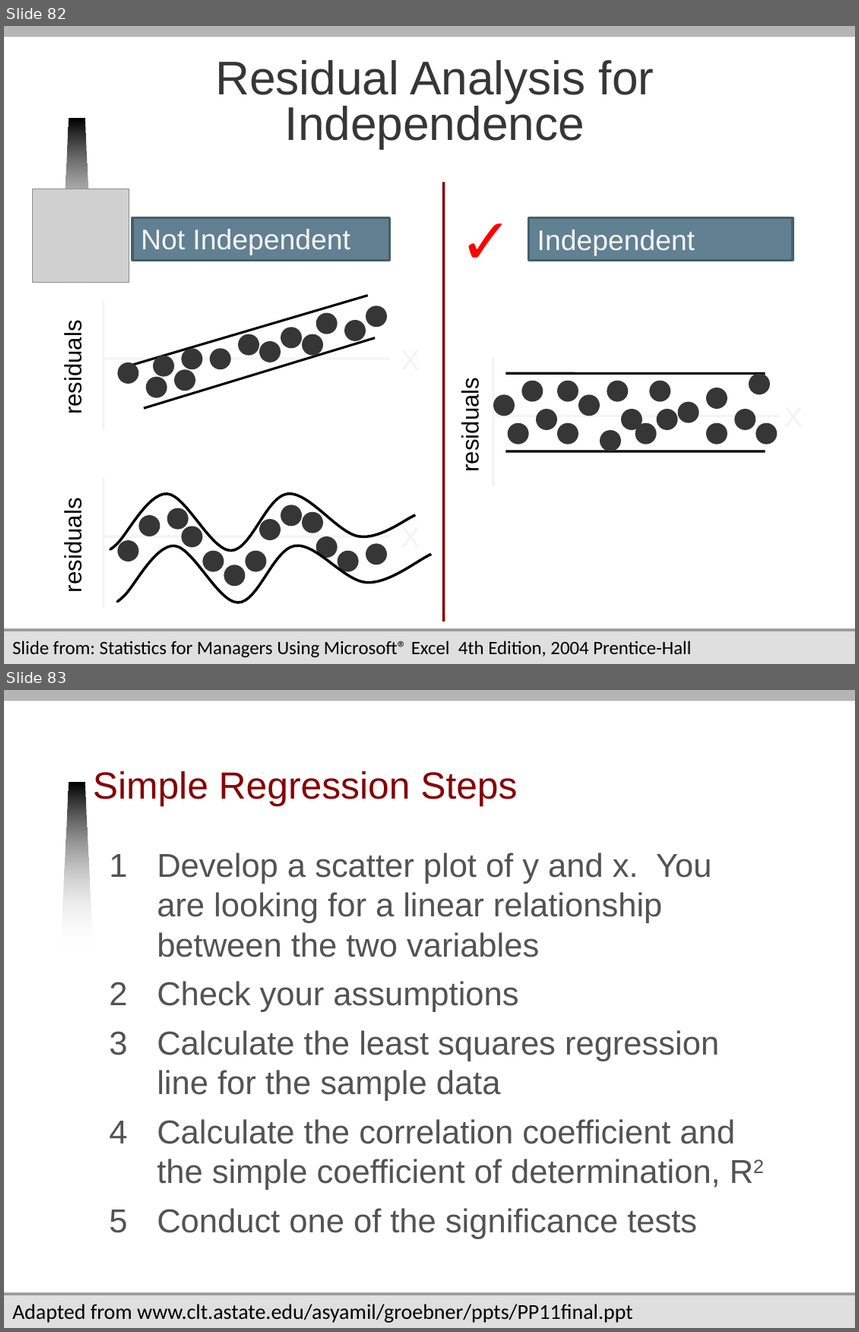
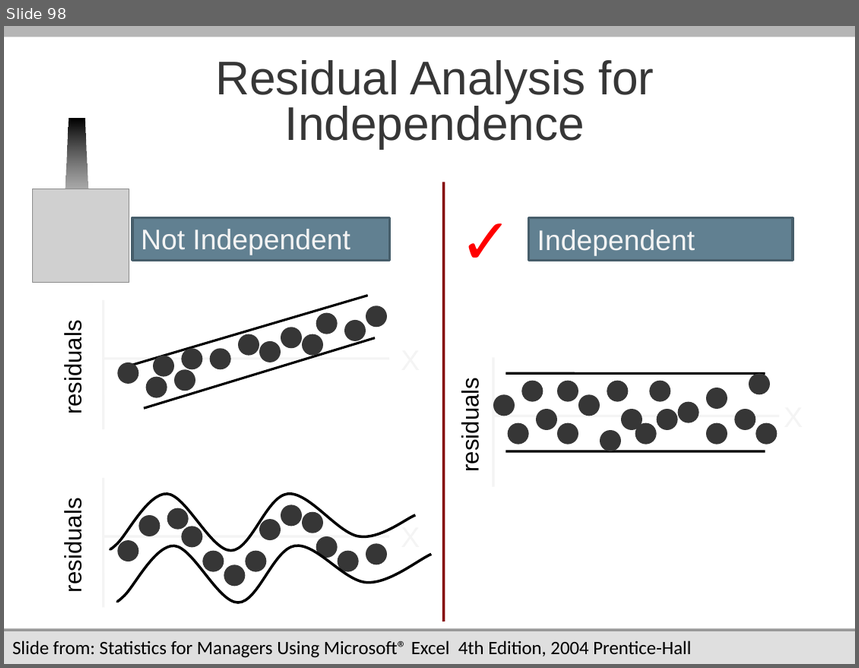
Before and after one commit to jmankoff/data, a slide deck: Lectures/9 Correlation and Regression.pptx. Shown one above the other, each under a label of ours: slides 82 and 83 before the commit, slide 98 after it. The pictures are 859x1332 and 859x668 pixels, drawn with LibreOffice and Linux fonts; fonts in the diff are those of the drawing; grey boxes stand for pictures; background and template pictures are left out. Boxes give left, top, right and bottom in pixels: in the first picture for what was removed or moved away, otherwise in the second. Text is boxed around its words. In the diff, an @@ line names an element or a change of style, - is before the commit and + after.

```diff
--- a/Lectures/9 Correlation and Regression.pptx
+++ b/Lectures/9 Correlation and Regression.pptx
@@ slide 83 removed at <box>4,690,855,1328</box>, background #FFFFFF; not listed: 6 template elements that a slide beside it also shows @@
@@ title removed at <box>93,771,517,807</box> @@
-Simple Regression Steps
@@ text removed at <box>157,853,736,1239</box> @@
-1 Develop a scatter plot of y and x. You are looking for a linear relationship between the two variables
-2 Check your assumptions
-3 Calculate the least squares regression line for the sample data
-4 Calculate the correlation coefficient and the simple coefficient of determination, R2
-5 Conduct one of the significance tests
@@ text removed at <box>12,1304,633,1323</box> @@
-Adapted from www.clt.astate.edu/asyamil/groebner/ppts/PP11final.ppt
@@ what was slide 82 is now slide 98 @@
```
Also in this commit, not shown: 2 slides changed, 8 slides added.
